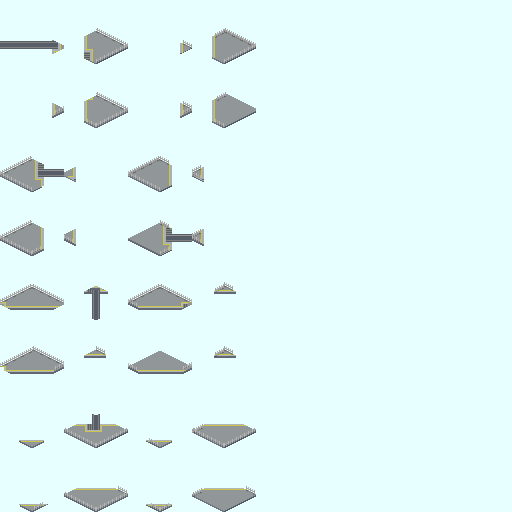
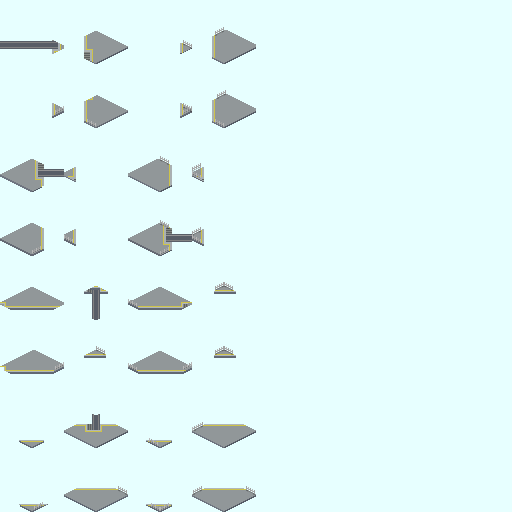
Before/after of a 512×512 layered artwork. What changed in the layer stack:
removed group "assy" (14 layers) from group "レイヤーグループ" over (0, 28, 256, 511)
removed group "Fence_L/R" (2 layers) from group "assy" over (0, 44, 256, 511)
added group "Assy" with 11 layers in group "レイヤーグループ" over (0, 27, 256, 511)
moved "Fence_R" into group "Fences_L/R" over (96, 44, 256, 511)
removed group "Fence_F/B" (2 layers) from group "assy" over (0, 28, 256, 511)
moved "Fence_L" into group "Fences_L/R" over (0, 156, 160, 367)
moved "Fence_F" into group "Fences_F/B" over (0, 172, 224, 511)
removed group "Fence_Side" (4 layers) from group "assy" over (32, 29, 255, 511)
moved "Fence_B" into group "Fences_F/B" over (32, 28, 256, 364)
added group "Fences_side" with 4 layers in group "Assy" over (32, 27, 255, 511)
moved "FS_B" into group "Fences_side", painted on it over (96, 40, 255, 495)
moved "FS_F" into group "Fences_side" over (64, 119, 224, 511)
moved "FS_L" into group "Fences_side", painted on it over (192, 27, 226, 497)
moved "FS_R" into group "Fences_side" over (32, 106, 192, 511)
